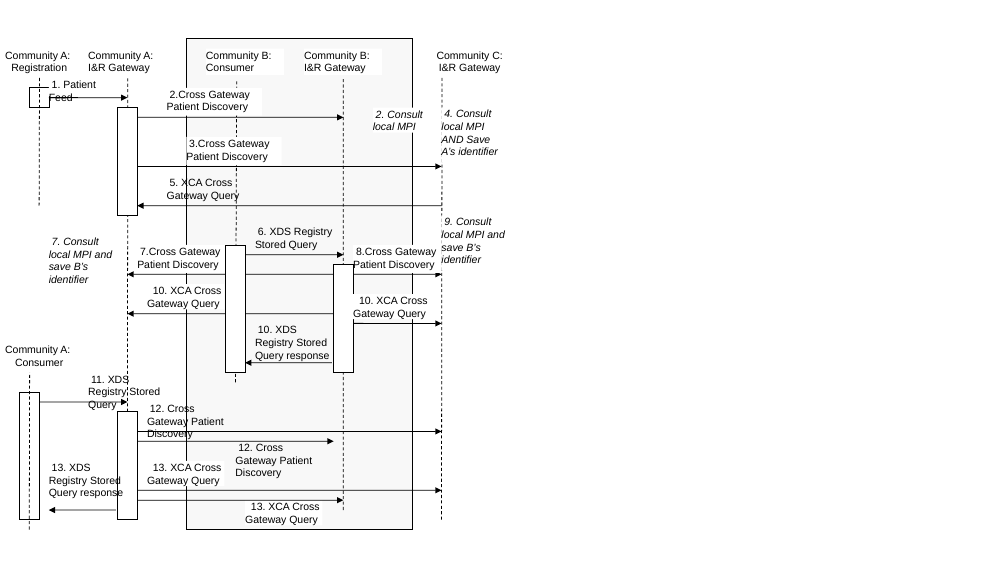
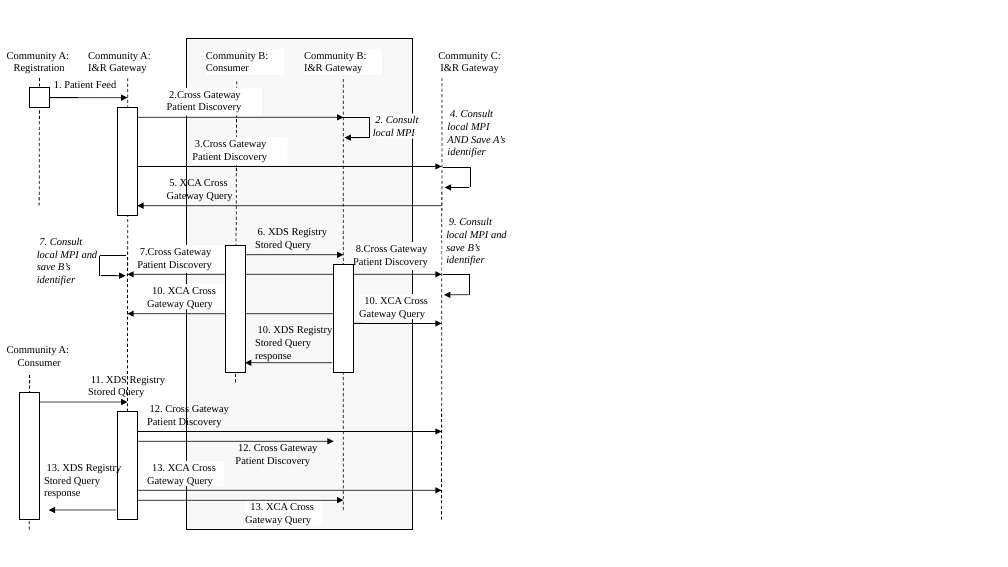
Before and after one commit to IHE/publications, a slide deck: slide 1 of ITI/TF/Volume1/media/Figure_27.3.2.1-1.pptx. Drawn at 1008x567 pixels with LibreOffice and Linux fonts; fonts in the diff are those of the drawing. Boxes give left, top, right and bottom in pixels: in the first picture for what was removed or moved away, otherwise in the second. Text is boxed around its words. In the diff, an @@ line names an element or a change of style, - is before the commit and + after.

```diff
--- a/ITI/TF/Volume1/media/Figure_27.3.2.1-1.pptx
+++ b/ITI/TF/Volume1/media/Figure_27.3.2.1-1.pptx
@@ line added from (370, 118) to (343, 118), #000000 1 pt @@
@@ line added from (370, 118) to (370, 138), #000000 1 pt @@
@@ rectangle "2. Consult local MPI": place and size @@
-rectangle "2. Consult local MPI" at (373, 107, 438, 132)
+rectangle "2. Consult local MPI" at (373, 113, 438, 138)
@@ arrow added from (369, 138) to (345, 138), #000000 0.75 pt @@
@@ line added from (470, 167) to (443, 167), #000000 1 pt @@
@@ line added from (470, 167) to (470, 188), #000000 1 pt @@
@@ arrow added from (470, 188) to (445, 188), #000000 0.75 pt @@
@@ text "7. Consult local MPI and ...": place and size @@
-text "7. Consult local MPI and ..." at (49, 237, 112, 283)
+text "7. Consult local MPI and ..." at (37, 237, 98, 285)
@@ font Arial to Times New Roman in 26 elements at (88, 52, 150, 74), (206, 48, 284, 75), (147, 284, 224, 309), (167, 178, 232, 202), (166, 88, 262, 116), (7, 52, 69, 74), (438, 52, 501, 74), (304, 48, 382, 75), (138, 245, 226, 273), (255, 228, 327, 251), (255, 326, 332, 362), (88, 376, 165, 398), (147, 404, 229, 428), (147, 461, 224, 486), (245, 501, 322, 526), (235, 444, 317, 467), (54, 80, 116, 88), (44, 463, 121, 499), (192, 137, 287, 165), (353, 242, 442, 270), (447, 110, 505, 157), (359, 294, 436, 319), (373, 113, 438, 138), (37, 237, 98, 285), (7, 346, 69, 366), (446, 216, 511, 270) @@
@@ 3 rectangles: place and size @@
-3 rectangles at (187, 137, 504, 319)
+3 rectangles at (192, 137, 511, 319)
@@ line added from (100, 256) to (100, 276), #000000 1 pt @@
@@ line added from (100, 256) to (126, 256), #000000 1 pt @@
@@ arrow added from (101, 276) to (126, 276), #000000 0.75 pt @@
@@ line added from (470, 274) to (443, 274), #000000 1 pt @@
@@ arrow added from (469, 295) to (445, 295), #000000 0.75 pt @@
@@ line added from (470, 274) to (470, 295), #000000 1 pt @@
@@ text "Community A:": place and size @@
-text "Community A:" at (0, 343, 79, 370)
+text "Community A:" at (7, 346, 69, 366)
```
Also in this commit, not shown: 7 other files.
